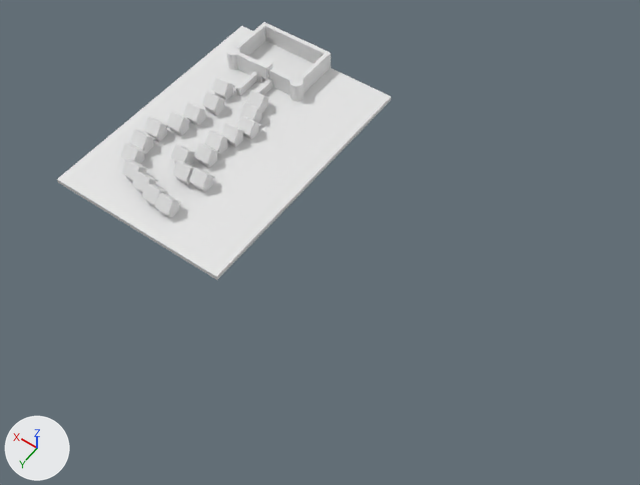
Renders of the glTF model tuls/Terrain.glb from each side of a commit.
Camera for both pictures: a camera (50 mm lens) standing at (-188.0, 224.0, 259.0) and looking at (-72.0, 61.0, 2.0). The lights are fixed; the arrows at lower left show +X, +Y and +Z. Vertices at the same position are counted once.

Names of what the first picture shows: 'Castle', 'Terrain'.
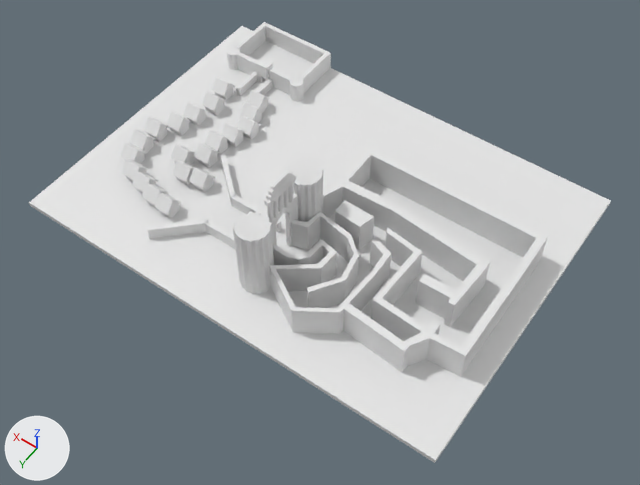
The change, as a list of edits to the scene's bpy script:
```text
Change me_terrain:
    where me_terrain.from_pydata(...)  # 8 vertices, 12 faces; spans x -51.2..29.9, y -57.9..57.9, z -3.0..-1.0
    used by ob_terrain; location = (1.5, 35.7, 1.0)
    me_terrain part 1
    me_terrain.vertices[1].co: (29.9, 57.9, -1.0) -> (29.9, 72.6, -1.0)  # pixel (56, 179) -> pixel (28, 202)
    me_terrain.vertices[2].co: (-51.2, 57.9, -1.0) -> (-151.3, 72.6, -1.0)  # pixel (216, 276) -> pixel (435, 460)
    me_terrain.vertices[3].co: (-51.2, -57.9, -1.0) -> (-151.3, -57.9, -1.0)  # pixel (391, 96) -> pixel (611, 200)
    me_terrain.vertices[4].co: (-51.2, -57.9, -3.0) -> (-151.3, -57.9, -3.0)  # pixel (390, 100) -> pixel (609, 204)
    me_terrain.vertices[5].co: (-51.2, 57.9, -3.0) -> (-151.3, 72.6, -3.0)  # pixel (217, 280) -> pixel (434, 462)
    me_terrain.vertices[6].co: (29.9, 57.9, -3.0) -> (29.9, 72.6, -3.0)  # pixel (58, 182) -> pixel (30, 205)
Add me_plane:
    me_plane.from_pydata(...)  # 188 vertices, 360 faces; spans x -72.3..8.8, y -58.3..19.6, z 0.0..13.4
Add me_cylinder:
    me_cylinder.from_pydata(...)  # 64 vertices, 124 faces; spans x -1.0..1.0, y -1.0..1.0, z -1.0..35.0
Add me_cube_001:
    me_cube_001.from_pydata(...)  # 398 vertices, 756 faces; spans x -1.7..1.0, y -8.8..8.6, z -17.6..23.2
Add me_cube:
    me_cube.from_pydata(...)  # 32 vertices, 48 faces; spans x -22.6..16.7, y -15.1..31.3, z -1.0..4.1
Add ob_maze:
    ob_maze = bpy.data.objects.new('Maze', me_plane)
    ob_maze.location = (-69.1, 77.0, 0.0)
Add ob_bigcolumn2:
    ob_bigcolumn2 = bpy.data.objects.new('BigColumn2', me_cylinder)
    ob_bigcolumn2.location = (-62.2, 56.3, 0.9)
    ob_bigcolumn2.scale = (6.39, 6.39, 0.858)
Add ob_bigcolumn1:
    ob_bigcolumn1 = bpy.data.objects.new('BigColumn1', me_cylinder)
    ob_bigcolumn1.location = (-62.3, 86.1, 0.9)
    ob_bigcolumn1.scale = (6.39, 6.39, 0.858)
Add ob_enterance:
    ob_enterance = bpy.data.objects.new('Enterance', me_cube_001)
    ob_enterance.location = (-62.3, 71.3, 17.6)
Add ob_bridge:
    ob_bridge = bpy.data.objects.new('Bridge', me_cube)
    ob_bridge.location = (-32.8, 63.5, 1.0)
```

What differs and where, as boxes [x1, y1, x2, y2] in the pictures (640 x 485 px):
'Terrain', reshaped (74% wider, 72% taller): before [57, 26, 391, 280]; after [29, 26, 611, 463]
'Maze', added: after [270, 144, 548, 377]
'BigColumn1', added: after [233, 211, 274, 294]
'Bridge', added: after [147, 155, 282, 249]
'BigColumn2', added: after [287, 158, 323, 222]
'Enterance', added: after [264, 170, 298, 247]
